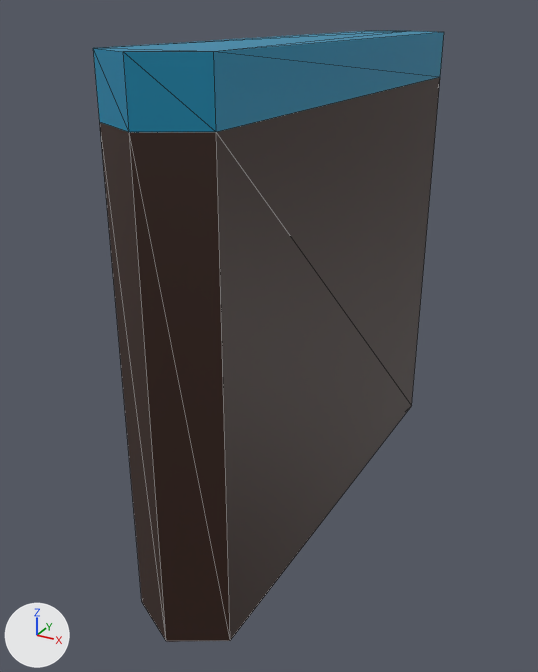
Before and after pictures for a commit that changed the glTF model app/public/img/hakoniwa/glb/shallow_edge.glb.
Before and after are seen from a camera (50 mm lens) standing at (0.653, -1.36, 1.05) and looking at (-0.053, -0.075, 0.408). Every picture has the same lights, and +X, +Y and +Z are marked at lower left. Mesh edges are drawn as thin lines. Vertices at the same position are counted once.

Before the edit, the objects in view are built like this:
```python
me_cylinder_010 = bpy.data.meshes.new('Cylinder.010')
me_cylinder_010.from_pydata(...)  # 18 vertices, 32 faces; spans x -0.1..0.1, y -0.558..0.558, z 0.0..1.0
# faces by material slot: [16, 16]
me_cylinder_010.materials.append(mat_material_001)  # brown #341c12
me_cylinder_010.materials.append(mat_material_002)  # cyan #0087ad
ob_cylinder_002 = bpy.data.objects.new('Cylinder.002', me_cylinder_010)
ob_cylinder_002.location = (0.0, 0.0, 0.0)
```
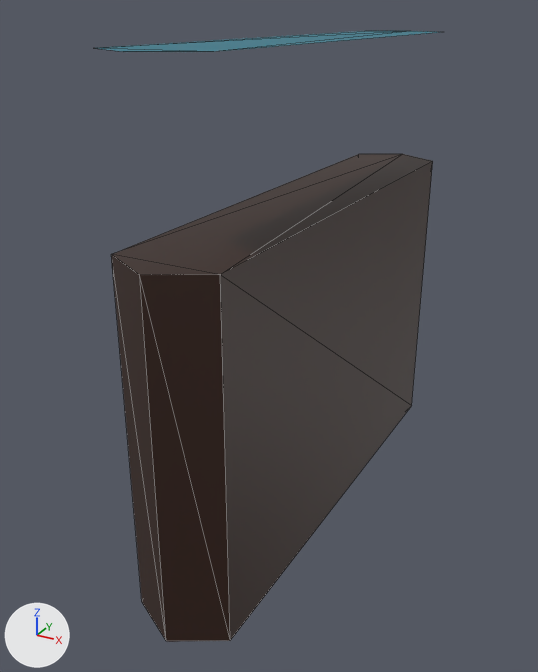
What differs and where, as boxes [x1, y1, x2, y2] in the pictures (538 x 672 px):
'Cylinder.002', reshaped
    before: [93, 31, 444, 642]
    after: [97, 31, 438, 642]
part 1 of me_cylinder_010, cut back
    before: [93, 32, 444, 630]
    after: [111, 154, 433, 630]
part 2 of me_cylinder_010, recoloured
    both: [97, 31, 438, 52]

What the commit changed:
Material 'shallow_1' (mat_shallow_1) is new.
Its base color is (0.0, 0.176, 0.251) (cyan #007489).
me_cylinder_010 is used by ob_cylinder_002; location (0.0, 0.0, 0.0).
me_cylinder_010 had 18 vertices, 32 faces and spanned x -0.1..0.1, y -0.558..0.558, z 0.0..1.0.
me_cylinder_010 now has 18 vertices, 24 faces and spans x -0.1..0.1, y -0.558..0.558, z 0.0..1.0.
Part 1, on me_cylinder_010:
12 faces are deleted.
6 vertices in x -0.1..0.1, y -0.558..0.558, z 0.9 move by (0.0, 0.0, -0.2).
4 new faces join them, mat_material_001 (brown #341c12).
me_cylinder_010 part 2: 4 faces spanning x -0.1..0.1, y -0.558..0.558, z 1.0 switch from mat_material_002 (cyan #0087ad) to mat_shallow_1 (cyan #007489).
